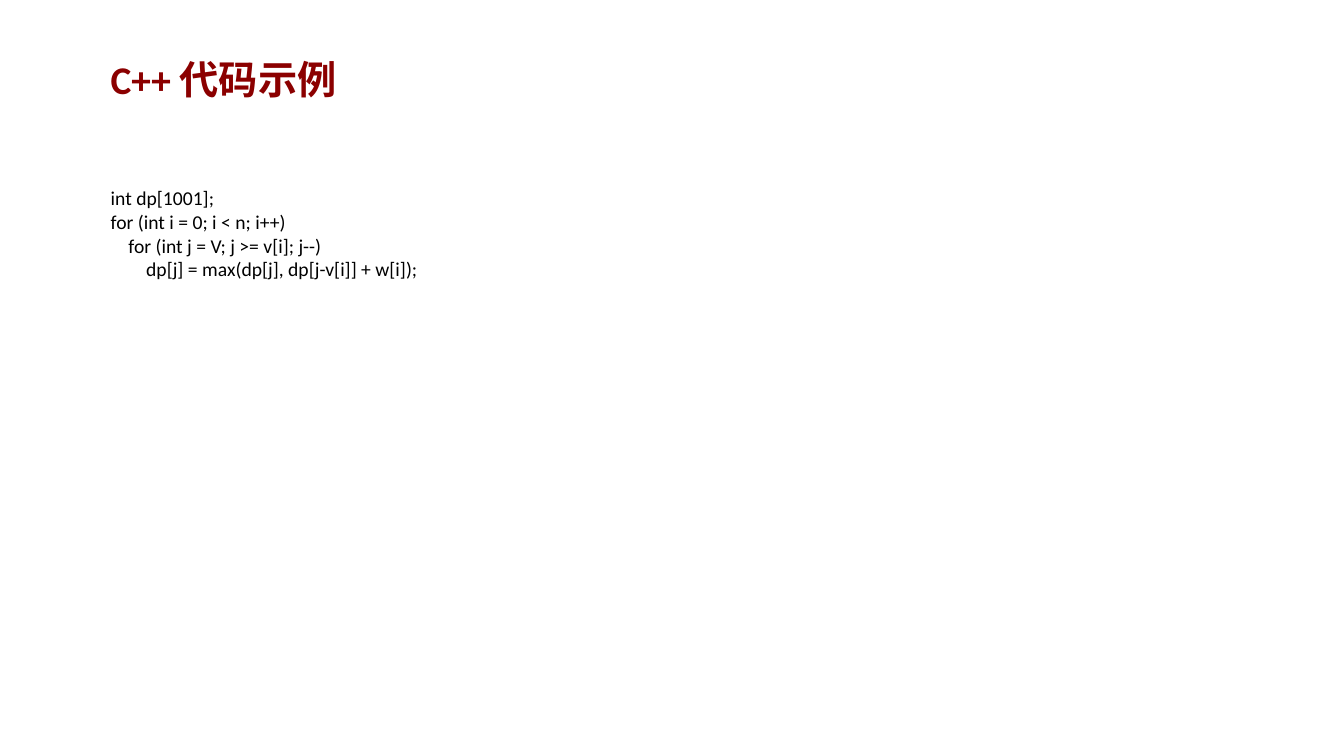
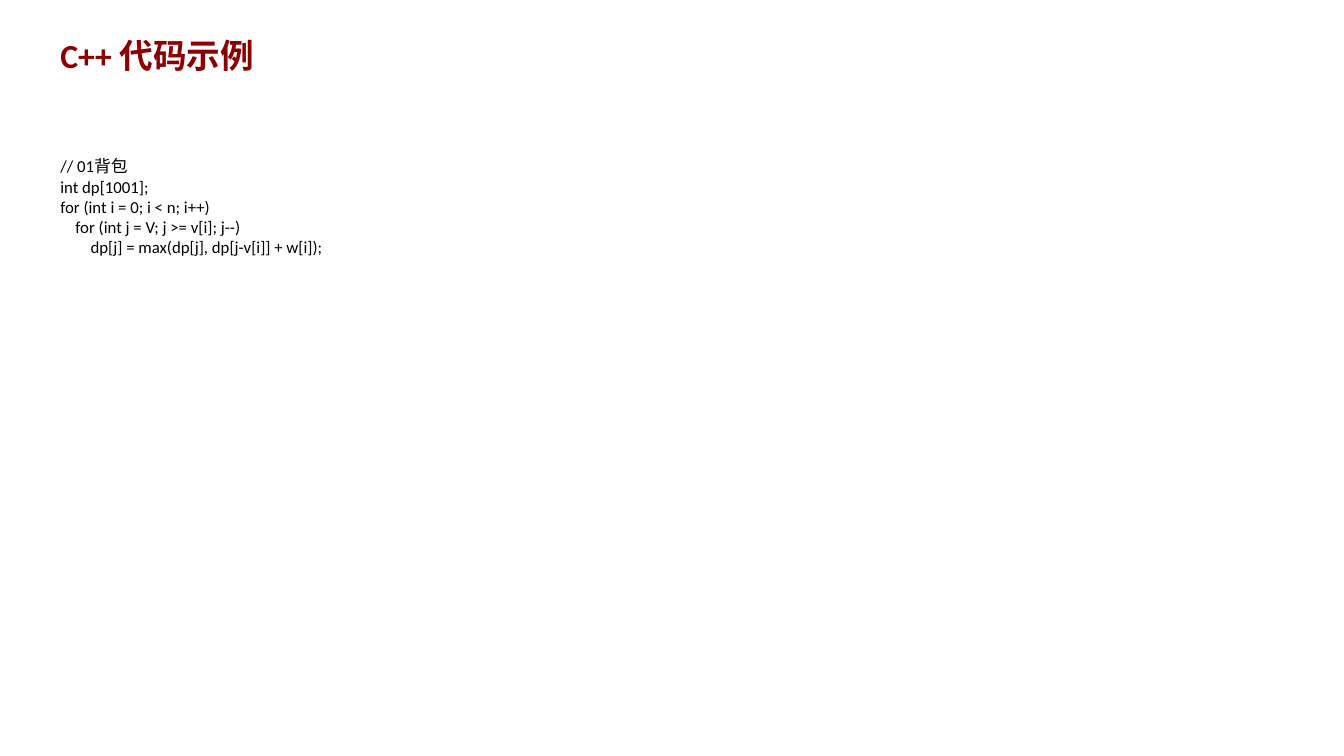
Before and after one commit to AndyLishengrui/trae-coding-course, a slide deck: slide 3 of textbook/ppt/chapter15_ppt.pptx (slide 4 before the commit). Drawn at 1344x756 pixels with LibreOffice and Linux fonts; fonts in the diff are those of the drawing. Boxes give left, top, right and bottom in pixels: in the first picture for what was removed or moved away, otherwise in the second. Text is boxed around its words. In the diff, an @@ line names an element or a change of style, - is before the commit and + after.

Commit message:
v5.4: PPT重建(详细代码示例) + 第3轮一致性修复 + 第4轮启动
PPT改进：
- 15个PPT从8页扩充到7页（含完整C++/Python代码示例）
- 每个PPT含：概念讲解、代码示例、常见错误、练习题、小结
- 代码示例更详细，含注释说明

教材修复：
- 第3轮：JD015/JD017/JD029/JD033/JD158 一致性修复
- 第4轮：边缘情况和准确性审查（进行中）

待完成：
- 第5-7轮迭代
- PPT第3轮校验

```diff
--- a/textbook/ppt/chapter15_ppt.pptx
+++ b/textbook/ppt/chapter15_ppt.pptx
@@ text "C++ 代码示例": place and size @@
-text "C++ 代码示例" at (111,61,337,98)
+text "C++ 代码示例" at (60,39,254,71)
@@ text "C++ 代码示例" at (60,39,254,71): size 28 to 24 pt @@
@@ text at (60,159,322,256): text changed; size 14 to 12 pt @@
-int dp[1001];
-for (int i = 0; i < n; i++)
-for (int j = V; j >= v[i]; j--)
-dp[j] = max(dp[j], dp[j-v[i]] + w[i]);
+// 01背包
+int dp[1001];
+for (int i = 0; i < n; i++)
+for (int j = V; j >= v[i]; j--)
+dp[j] = max(dp[j], dp[j-v[i]] + w[i]);
```
Also in this commit, not shown: 5 other slides changed, 1 slide added, 2 slides removed, 17 other files.
